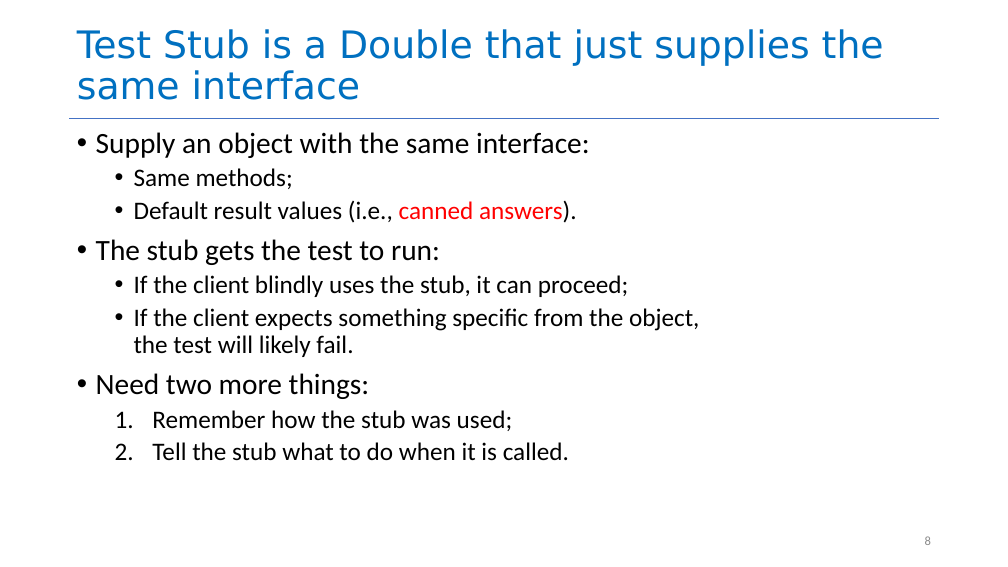
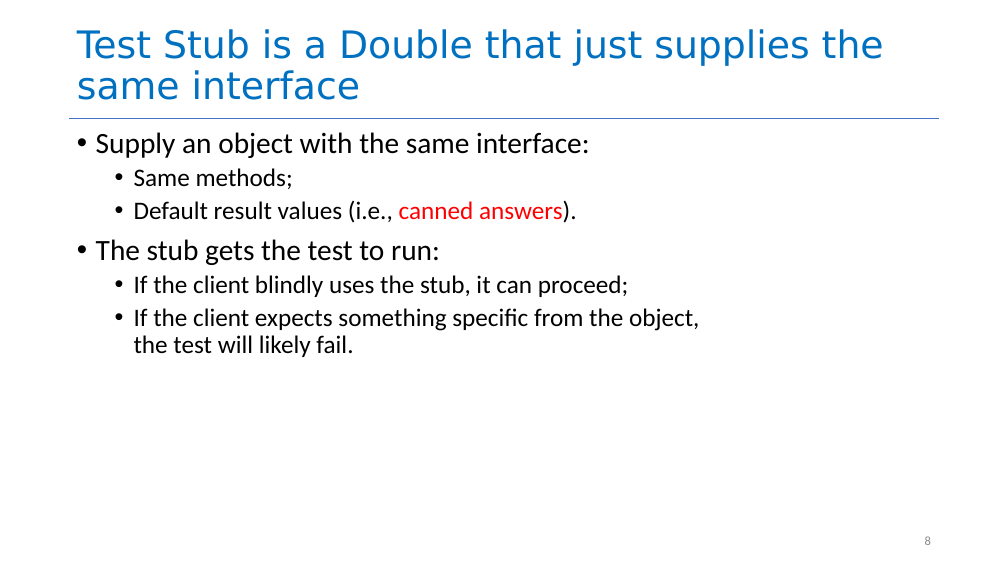
Before and after one commit to neu-se/CS4530-Spring-2022, a slide deck: slide 8 of Slides/Lesson 5.3 Testing Systems.pptx. Drawn at 1008x567 pixels with LibreOffice and Linux fonts; fonts in the diff are those of the drawing. Boxes give left, top, right and bottom in pixels: in the first picture for what was removed or moved away, otherwise in the second. Text is boxed around its words. In the diff, an @@ line names an element or a change of style, - is before the commit and + after.

```diff
--- a/Slides/Lesson 5.3 Testing Systems.pptx
+++ b/Slides/Lesson 5.3 Testing Systems.pptx
@@ text at [96, 373, 569, 461]: paragraphs removed @@
-• Need two more things:
-  1. Remember how the stub was used;
-  2. Tell the stub what to do when it is called.
```
Also in this commit, not shown: 3 other slides changed, 3 slides added, 1 slide removed.
